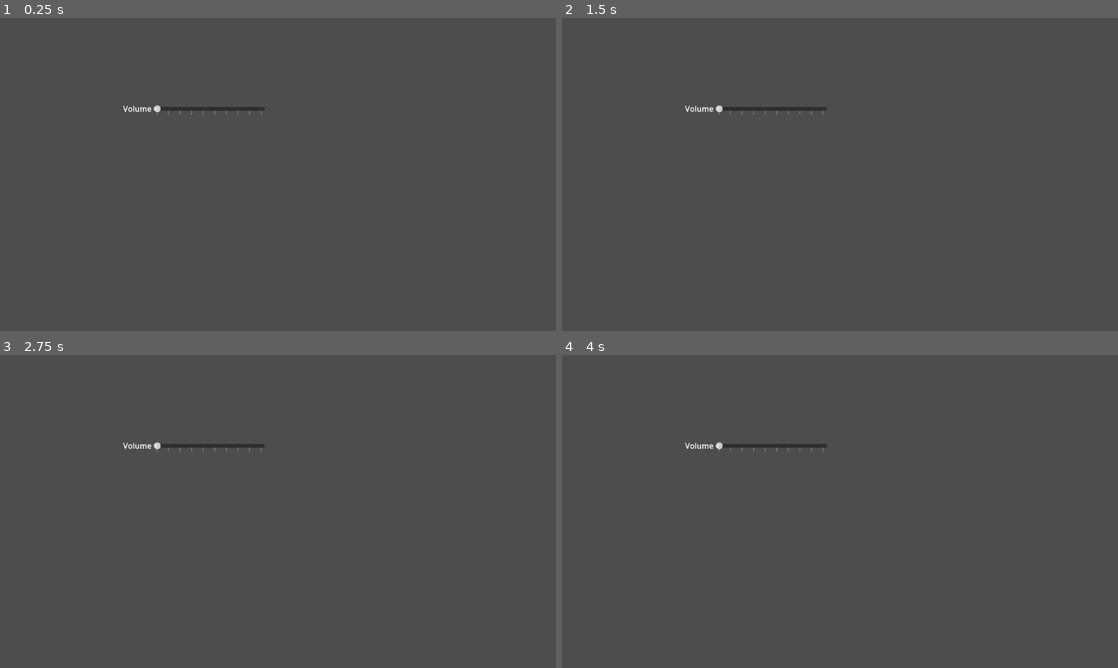
Above: before the commit, frames 1-4 (two rows, left to right).
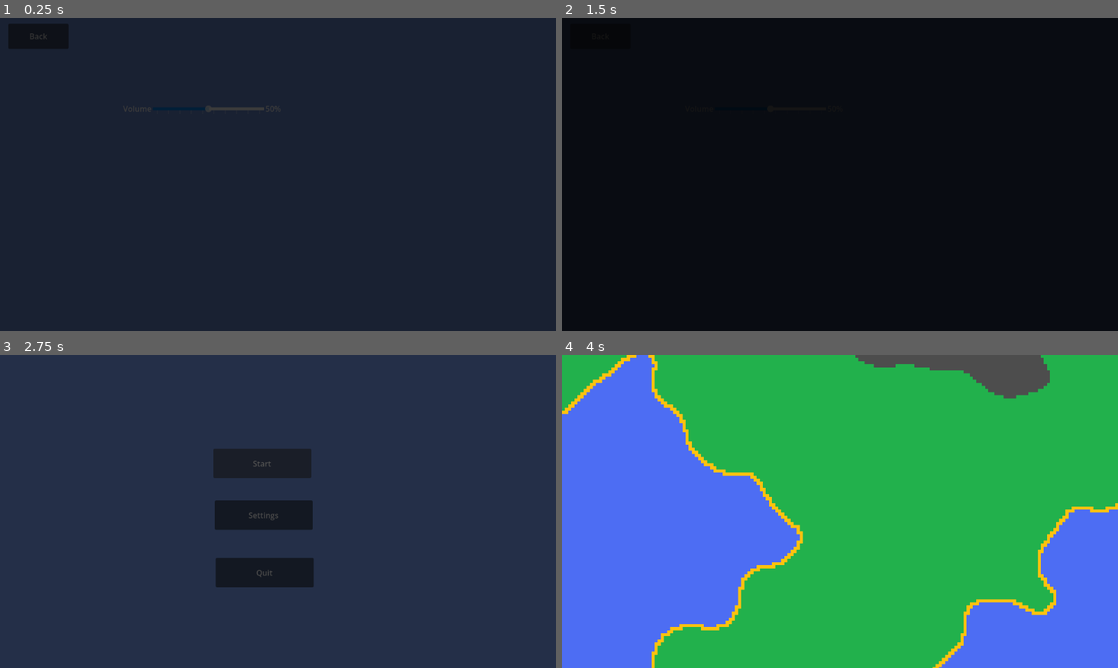
Above: after the commit, the same moments.

Repository: Nils1024/restock
Game: Godot game, scene res://assets/scenes/menus/settings_menu.tscn
Same seed, same stepped clock (60 frames per second), same inputs: the game is played once before the commit and once after it. This scene is started directly instead of the project's main scene.
Inputs (mouse positions are in pixels of both pictures, inside the frame that each line leads up to):
- Up to frame 1 (0.25 s): no input
- Up to frame 2 (1.5 s): click (600, 36) at 0.5 s, where only the run after the commit has a clickable "Back"; hold Right from 1.28 s (still down); tap Alt at 1.35 s
- Up to frame 3 (2.75 s): release Right at 2 s; click (261, 464) at 2 s, where only the run after the commit has a clickable "Start"
- Up to frame 4 (4 s): click (823, 464) at 2.75 s, where only the run after the commit has a clickable "Start"; tap Enter at 3.5 s; hold Down from 3.53 s (still down); tap Shift at 3.6 s

The runs differ from the first frame. In frame 1, 100% of the frame differs, in the area x 0-100%, y 0-100%; in frame 2, 100%; in frame 3, 100%; in frame 4, 98%.

Commit message:
Added a back button, redesigned the slider and added a percentage label for the slider

Diff:
--- a/assets/scenes/menus/settings_menu.tscn
+++ b/assets/scenes/menus/settings_menu.tscn
@@ -1,6 +1,25 @@
 [gd_scene format=3 uid="uid://d8ccrqp64c4f"]
 
+[ext_resource type="PackedScene" uid="uid://bp5xe7rsa044r" path="res://assets/scenes/util/fade_transition.tscn" id="1_0yaug"]
+[ext_resource type="Script" uid="uid://c16r0hv5ety7g" path="res://assets/scripts/settings_menu.gd" id="1_uh62s"]
+
+[sub_resource type="StyleBoxLine" id="StyleBoxLine_uh62s"]
+color = Color(1, 1, 1, 1)
+thickness = 6
+
+[sub_resource type="StyleBoxLine" id="StyleBoxLine_o540p"]
+color = Color(0.023529412, 0.5254902, 0.93333334, 1)
+thickness = 6
+
 [node name="SettingsMenu" type="Node2D" unique_id=1004708487]
+script = ExtResource("1_uh62s")
+
+[node name="ColorRect" type="ColorRect" parent="." unique_id=1474096538]
+offset_left = -119.0
+offset_top = -81.0
+offset_right = 1294.0
+offset_bottom = 759.0
+color = Color(0.4267365, 0.55399954, 0.84646714, 1)
 
 [node name="Control" type="Control" parent="." unique_id=1990739797]
 layout_mode = 3
@@ -12,17 +31,46 @@
 layout_mode = 0
 offset_left = 255.0
 offset_top = 147.0
-offset_right = 549.0
+offset_right = 595.0
 offset_bottom = 229.0
 
-[node name="Label" type="Label" parent="Control/HBoxContainer" unique_id=1974522194]
+[node name="Volume" type="Label" parent="Control/HBoxContainer" unique_id=1974522194]
 layout_mode = 2
 text = "Volume"
 
-[node name="HSlider" type="HSlider" parent="Control/HBoxContainer" unique_id=1079014633]
+[node name="VolumeSlider" type="HSlider" parent="Control/HBoxContainer" unique_id=1079014633]
 layout_mode = 2
 size_flags_horizontal = 3
 size_flags_vertical = 4
+theme_override_styles/slider = SubResource("StyleBoxLine_uh62s")
+theme_override_styles/grabber_area = SubResource("StyleBoxLine_o540p")
+theme_override_styles/grabber_area_highlight = SubResource("StyleBoxLine_o540p")
+value = 50.0
 rounded = true
 tick_count = 10
 ticks_on_borders = true
+
+[node name="VolumePercentage" type="Label" parent="Control/HBoxContainer" unique_id=428572182]
+custom_minimum_size = Vector2(45, 0)
+layout_mode = 2
+size_flags_horizontal = 8
+text = "50%"
+visible_characters = 4
+visible_ratio = 1.3333334
+
+[node name="Back" type="Button" parent="Control" unique_id=1791521653]
+layout_mode = 0
+offset_left = 17.0
+offset_top = 12.0
+offset_right = 142.0
+offset_bottom = 64.0
+text = "Back"
+
+[node name="FadeTransition" parent="." unique_id=1419722656 instance=ExtResource("1_0yaug")]
+visible = false
+
+[node name="Timer" type="Timer" parent="FadeTransition" unique_id=530316023]
+
+[connection signal="value_changed" from="Control/HBoxContainer/VolumeSlider" to="." method="_on_volume_slider_value_changed"]
+[connection signal="pressed" from="Control/Back" to="." method="_on_button_pressed"]
+[connection signal="timeout" from="FadeTransition/Timer" to="." method="_on_timer_timeout"]
--- /dev/null
+++ b/assets/scripts/settings_menu.gd
@@ -0,0 +1,25 @@
+extends Node2D
+
+enum ButtonType {
+	BACK
+}
+
+var current_button_type = null
+
+func _ready() -> void:
+	$FadeTransition.show()
+	$FadeTransition/AnimationPlayer.play("Fade_out")
+
+func _on_button_pressed() -> void:
+	current_button_type = ButtonType.BACK
+	$FadeTransition.show()
+	$FadeTransition/Timer.start()
+	$FadeTransition/AnimationPlayer.play("Fade_in")
+
+func _on_timer_timeout() -> void:
+	match current_button_type:
+		ButtonType.BACK:
+			get_tree().change_scene_to_file("res://assets/scenes/menus/main_menu.tscn")
+
+func _on_volume_slider_value_changed(value: float) -> void:
+	$Control/HBoxContainer/VolumePercentage.text = str(roundf(value)).replace(".0", "%")
Not shown, added: assets/scripts/settings_menu.gd.uid
